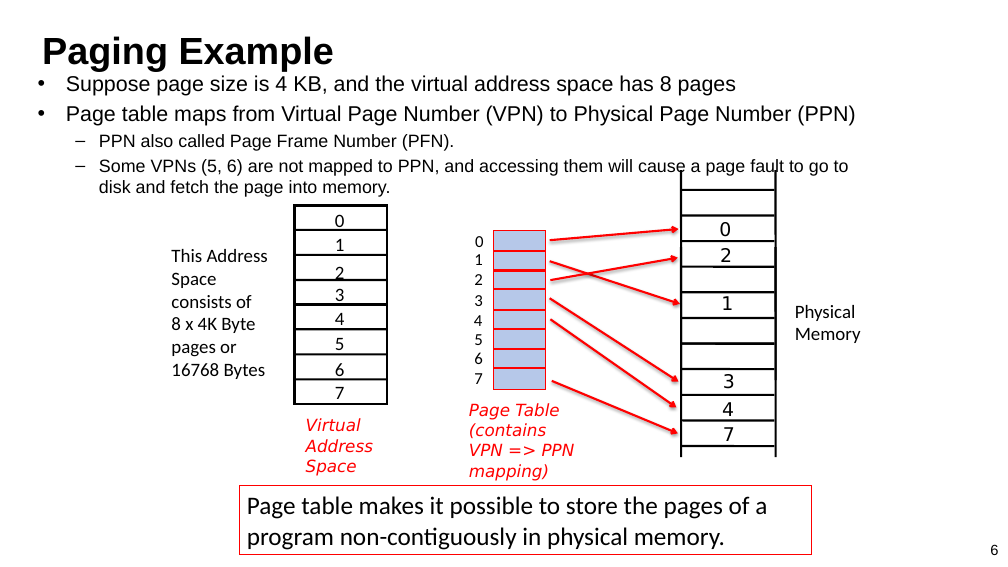
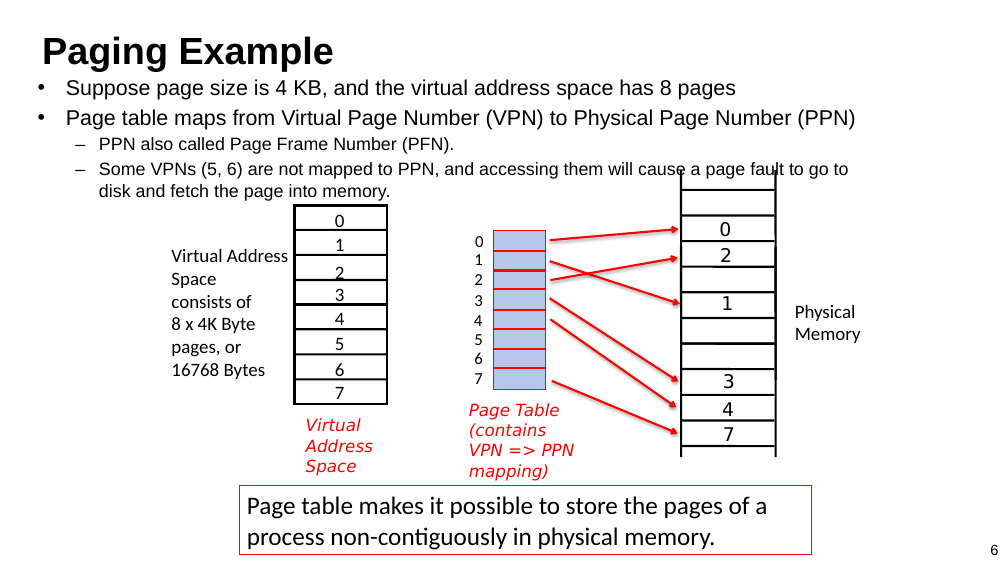
Before and after one commit to guhofstra/CSC256Fa25, a slide deck: slide 6 of PPTs/L7-Virtual Memory.pptx. Drawn at 1008x567 pixels with LibreOffice and Linux fonts; fonts in the diff are those of the drawing. Boxes give left, top, right and bottom in pixels: in the first picture for what was removed or moved away, otherwise in the second. Text is boxed around its words. In the diff, an @@ line names an element or a change of style, - is before the commit and + after.

```diff
--- a/PPTs/L7-Virtual Memory.pptx
+++ b/PPTs/L7-Virtual Memory.pptx
@@ text "Suppose page size is 4 ...": place and size @@
-text "Suppose page size is 4 ..." at [66,75,855,197]
+text "Suppose page size is 4 ..." at [66,79,855,201]
@@ text at [171,249,288,357]: text changed @@
-This Address Space
-consists of
-8 x 4K Byte pages or
+Virtual Address Space
+consists of
+8 x 4K Byte pages, or
@@ text in rectangle at [247,496,767,550]: text changed @@
-Page table makes it possible to store the pages of a program non-contiguously in physical memory.
+Page table makes it possible to store the pages of a process non-contiguously in physical memory.
```
Also in this commit, not shown: 27 other slides changed, 6 slides added, 3 slides removed, 35 other files.
